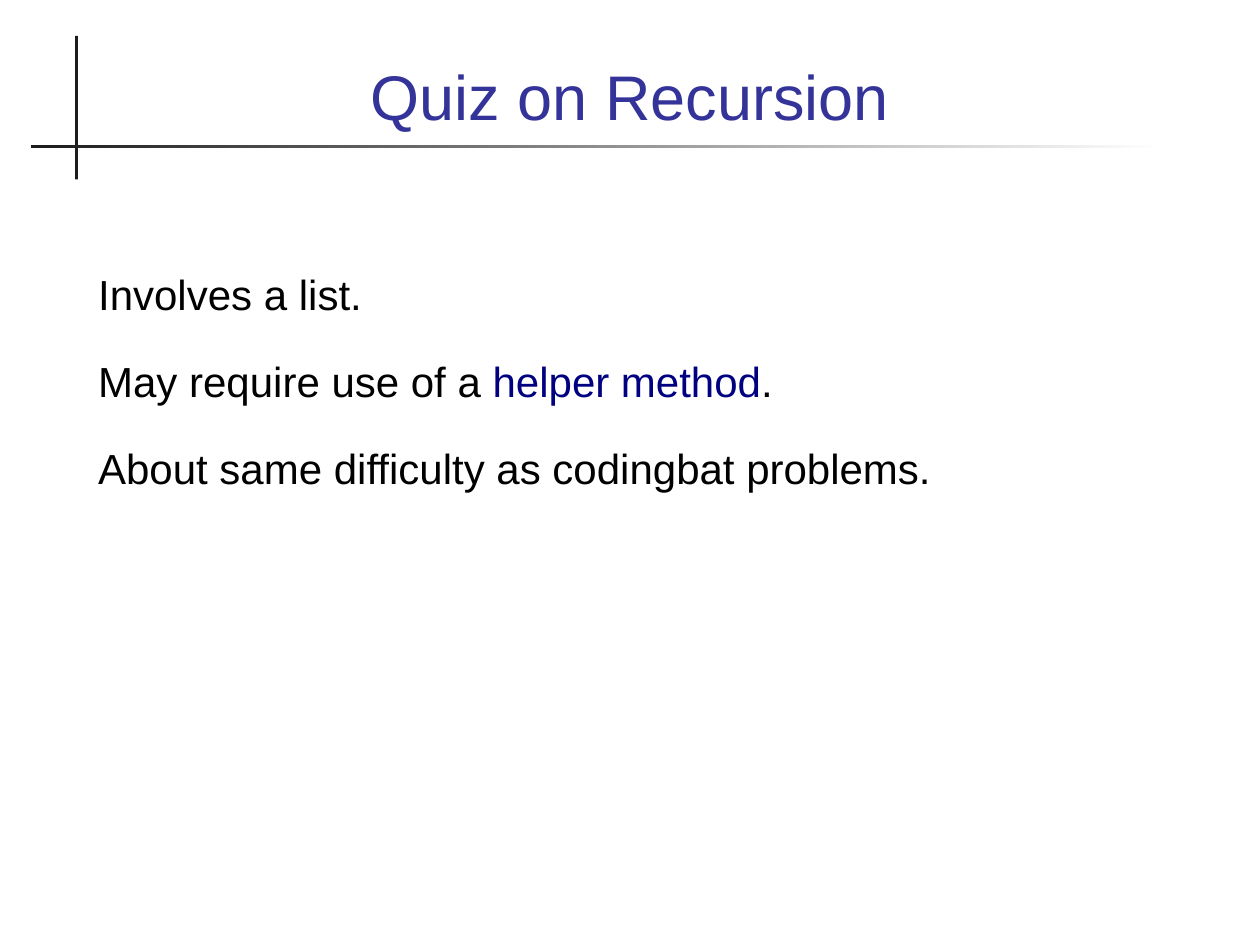
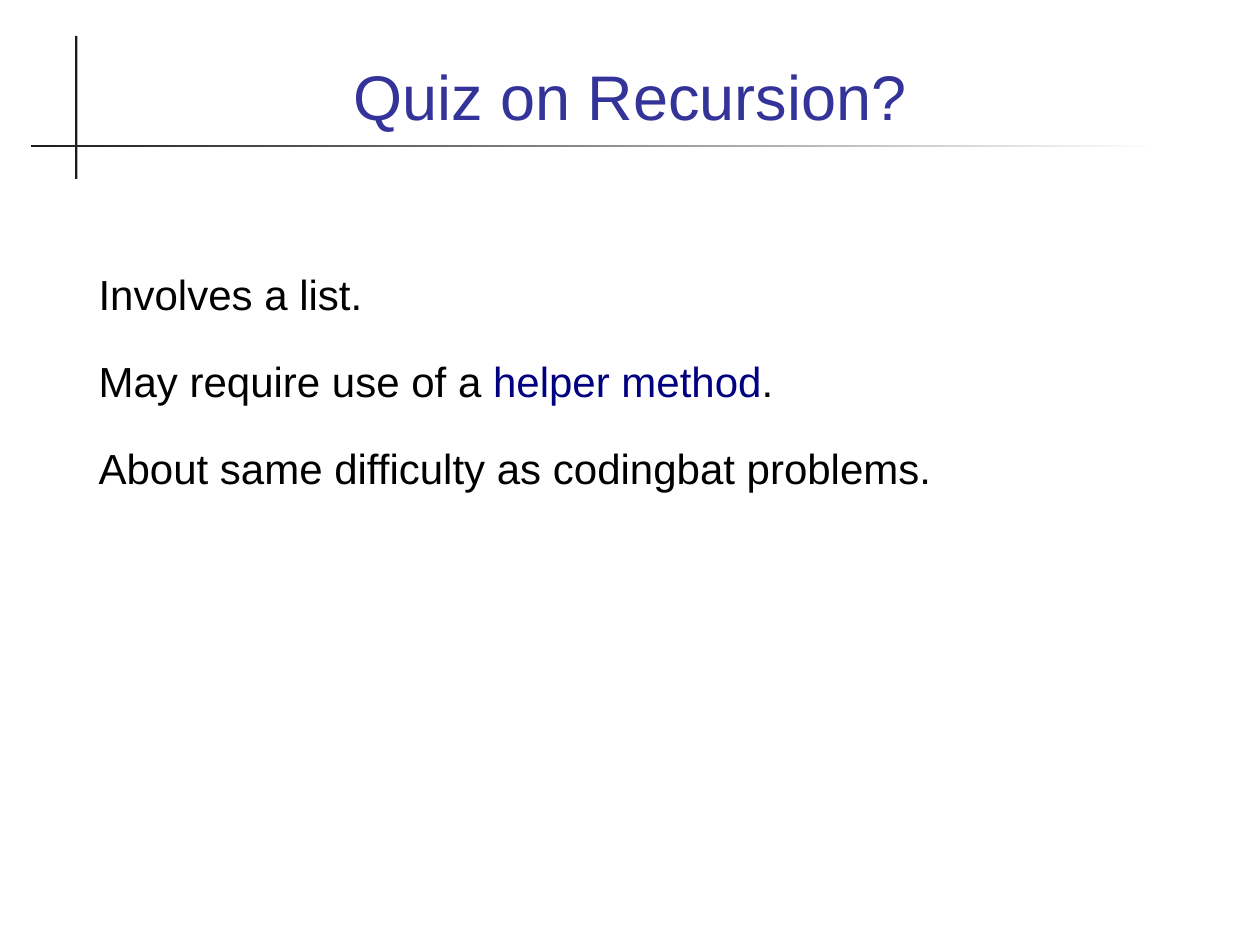
Before and after one commit to skeoop/skeoop.github.io, a slide deck: slide 21 of feedback/Week15-Meeting.ppt (slide 19 before the commit). Drawn at 1260x945 pixels with LibreOffice and Linux fonts; fonts in the diff are those of the drawing. Boxes give left, top, right and bottom in pixels: in the first picture for what was removed or moved away, otherwise in the second. Text is boxed around its words. In the diff, an @@ line names an element or a change of style, - is before the commit and + after.

```diff
--- a/feedback/Week15-Meeting.ppt
+++ b/feedback/Week15-Meeting.ppt
@@ title at [353,74,907,132]: text changed @@
-Quiz on Recursion
+Quiz on Recursion?
@@ text "Involves a list." at [99,279,931,492]: indent changed @@
```
Also in this commit, not shown: 11 other slides changed, 8 slides added, 3 other files.
